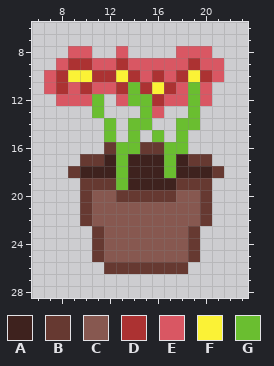
Two versions of one pixel-art file, assets/flower-pot.aseprite. Above: the version before the commit.
32x32 pixels, 1 frame. Shown: x 6..23, y 6..28.
Palette (. is transparent): A #3e221e  B #663931  C #875850  D #ac3232  E #d95763  F #fbf236  G #6abe30
Pixels before, first column x 7:
 8 ..EE..E....EEE.
 9 .EDDEEDEEEEEDEE
10 EDFFDDFDEDEDFDE
11 EDEDEEDGDFDEGE.
12 .EEEG.EGGDEEGE.
13 ....G...GE..G..
14 .....G.GG..GG..
15 .....G.G.G.G...
16 .....BGGBBGG...
17 ...BBAGAAAGABB.
18 ..BAAAGAAAGAAAB
19 ...BBBGAAAABBB.
20 ...BCCBBBBBCCB.
21 ...BCCCCCCCCCB.
22 ...BCCCCCCCCCB.
23 ....BCCCCCCCB..
24 ....BCCCCCCCB..
25 ....BCCCCCCCB..
26 .....BBBBBBB...
And afterwards:
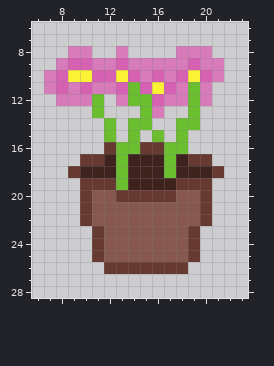
Difference:
{"colour":"D","old":"#ac3232","new":"#d660b1"}
{"colour":"E","old":"#d95763","new":"#d77bba"}
